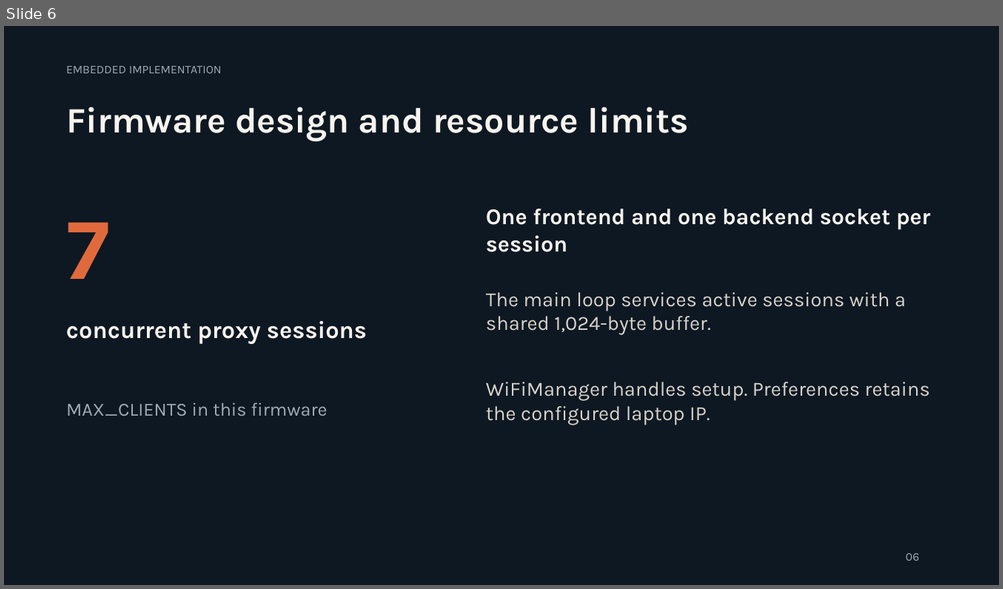
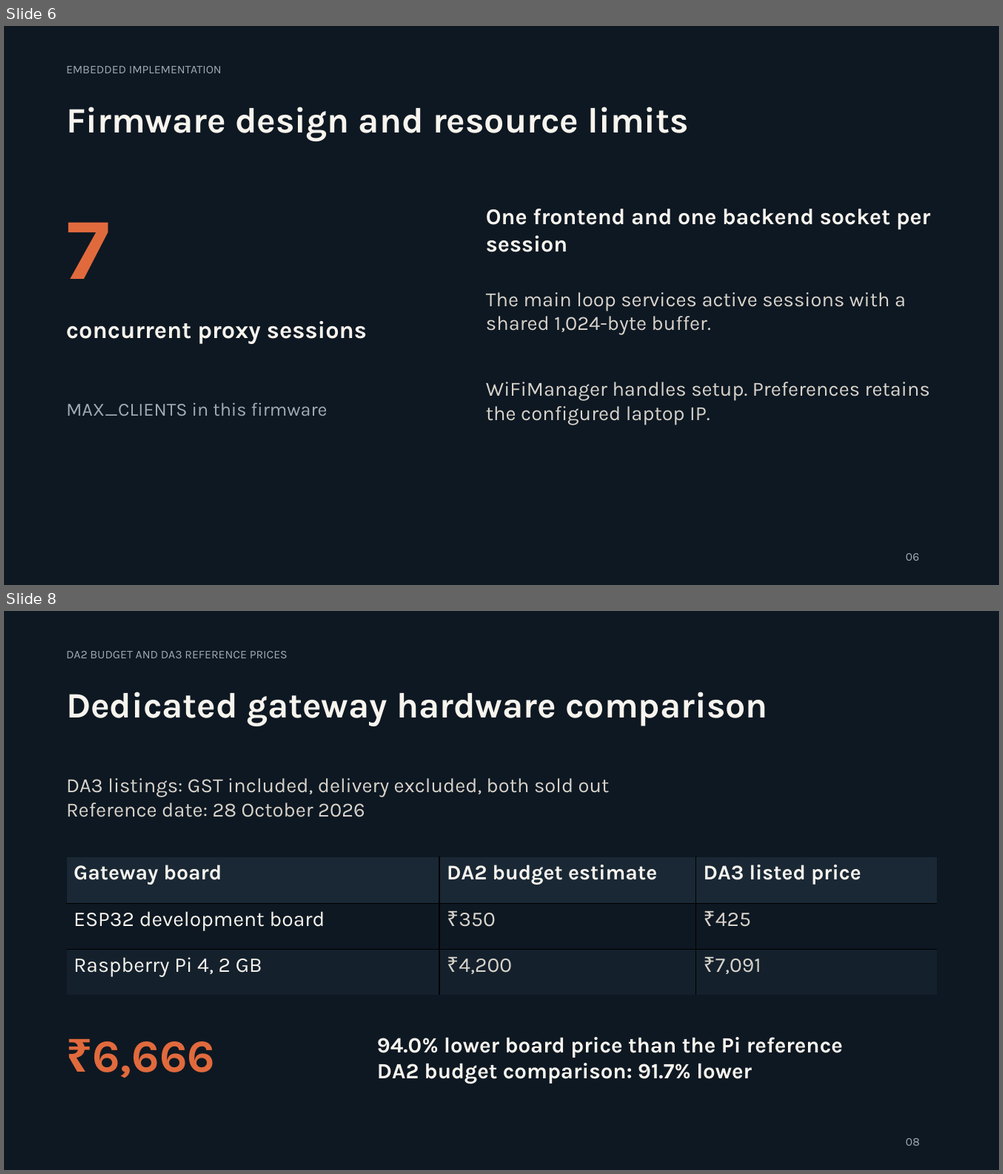
Before and after one commit to Abhyuday-06/Esp32LoadBal, a slide deck: presentation/ESP32_RL_Load_Balancer.pptx. Shown one above the other, each under a label of ours: slide 6 before the commit, slides 6 and 8 after it; the slides between them are not shown. The pictures are 1003x589 and 1003x1174 pixels, drawn with LibreOffice and Linux fonts; fonts in the diff are those of the drawing. Boxes give left, top, right and bottom in pixels: in the first picture for what was removed or moved away, otherwise in the second. Text is boxed around its words. In the diff, an @@ line names an element or a change of style, - is before the commit and + after.

Commit message:
docs: add DA3 cost comparison and savings analysis

```diff
--- a/presentation/ESP32_RL_Load_Balancer.pptx
+++ b/presentation/ESP32_RL_Load_Balancer.pptx
@@ slide 8 added at (4,611,999,1170), background #0E1822 @@
@@ text added at (66,651,287,658), 11.2 pt, text #A0ABB5 @@
+DA2 BUDGET AND DA3 REFERENCE PRICES
@@ text added at (66,692,768,726), 34.5 pt, text #F7F4EE, bold @@
+Dedicated gateway hardware comparison
@@ text added at (66,778,609,817), 19.5 pt, text #D8D3CB @@
+DA3 listings: GST included, delivery excluded, both sold out
+Reference date: 28 October 2026
@@ table added at (66,857,936,995), 3 rows, 3 columns @@
+Gateway board | DA2 budget estimate | DA3 listed price
+ESP32 development board | ₹350 | ₹425
+Raspberry Pi 4, 2 GB | ₹4,200 | ₹7,091
@@ text added at (92,1042,215,1079), 44.2 pt, text #E16A3D, bold @@
+₹6,666
@@ text added at (377,1037,842,1084), 21 pt, text #F7F4EE, bold @@
+94.0% lower board price than the Pi reference
+DA2 budget comparison: 91.7% lower
@@ text added at (905,1139,919,1146), 11.2 pt, text #A0ABB5 @@
+08
```
Also in this commit, not shown: 15 slides changed, 4 other slides added, 1 other file.
